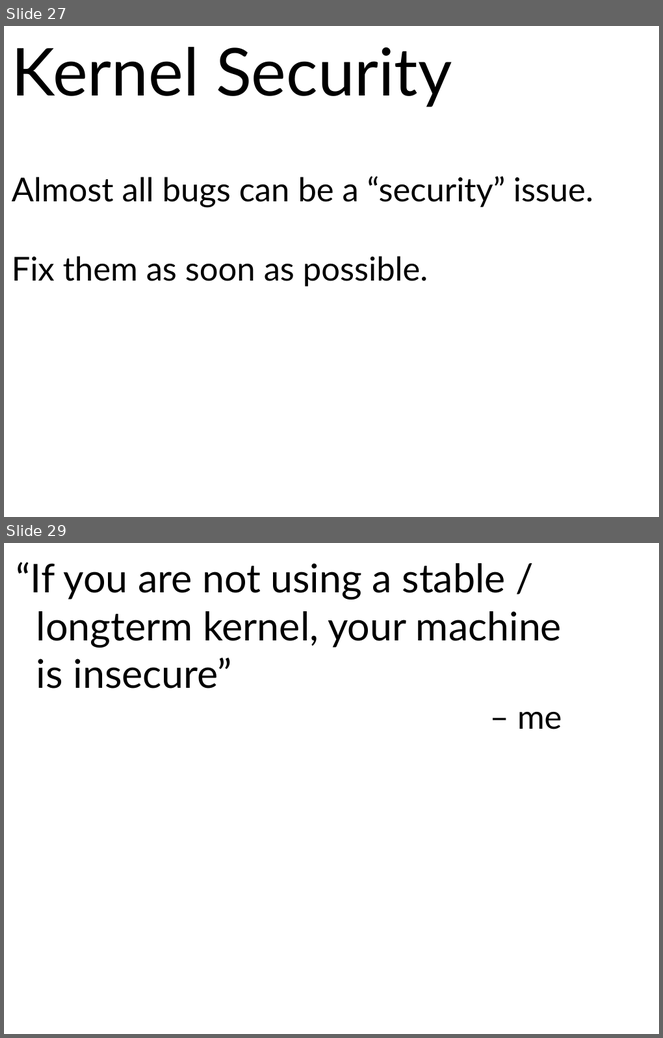
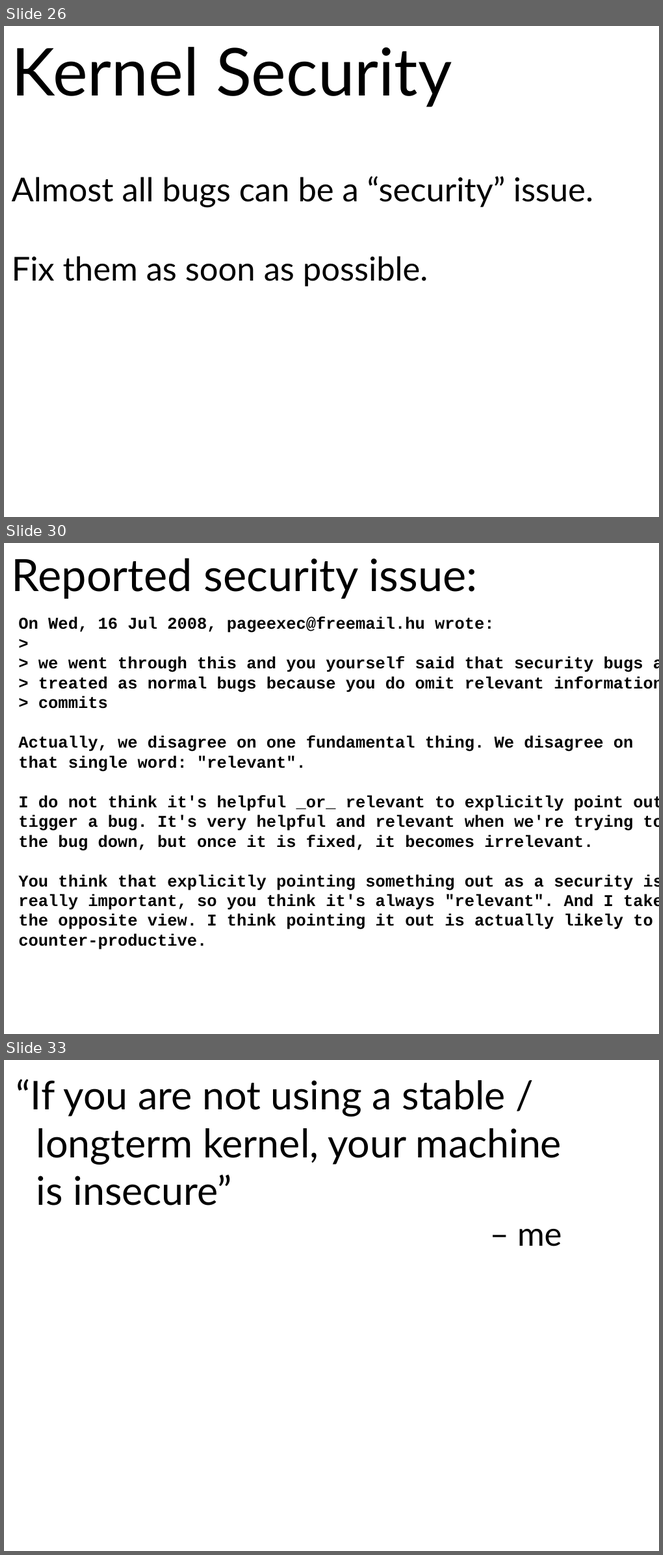
Before and after one commit to gregkh/presentation-release-model, a slide deck: release-model.odp. Shown one above the other, each under a label of ours: slides 27 and 29 before the commit, slides 26, 30 and 33 after it; the slides between them are not shown. The pictures are 663x1038 and 663x1555 pixels, drawn with LibreOffice and Linux fonts; fonts in the diff are those of the drawing. Boxes give left, top, right and bottom in pixels: in the first picture for what was removed or moved away, otherwise in the second. Text is boxed around its words. In the diff, an @@ line names an element or a change of style, - is before the commit and + after.

```diff
--- a/release-model.odp
+++ b/release-model.odp
@@ slide 30 added at <box>4,543,659,1034</box>, background #FFFFFF @@
@@ text added at <box>12,558,477,599</box>, 54 pt, text #000000 @@
+Reported security issue:
@@ text added at <box>18,616,659,950</box>, 20 pt, text #000000, bold @@
+On Wed, 16 Jul 2008, pageexec@freemail.hu wrote:
+>
+> we went through this and you yourself said that security bugs are *not*
+> treated as normal bugs because you do omit relevant information from such
+> commits
+Actually, we disagree on one fundamental thing. We disagree on
+that single word: "relevant".
+I do not think it's helpful _or_ relevant to explicitly point out how to
+tigger a bug. It's very helpful and relevant when we're trying to chase
+the bug down, but once it is fixed, it becomes irrelevant.
+You think that explicitly pointing something out as a security issue is
+really important, so you think it's always "relevant". And I take mostly
+the opposite view. I think pointing it out is actually likely to be
+counter-productive.
@@ what was slide 27 is now slide 26 @@
@@ what was slide 29 is now slide 33 @@
```
Also in this commit, not shown: 4 slides changed, 5 other slides added, 2 slides removed, 1 other file.
